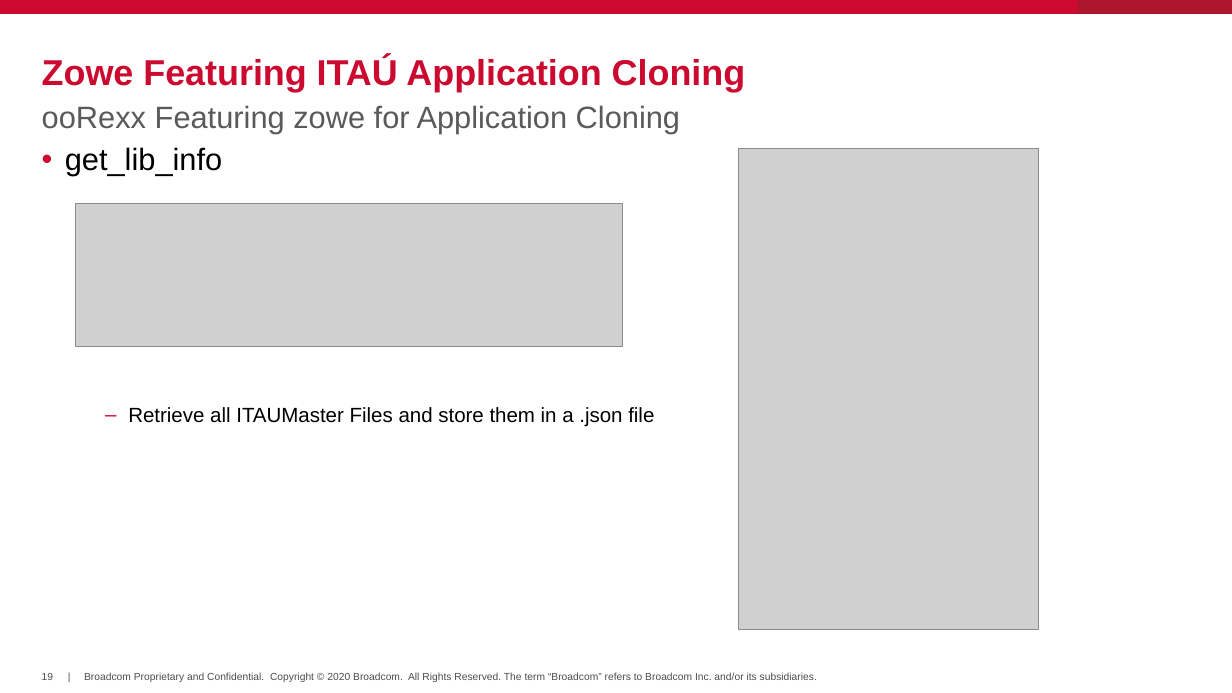
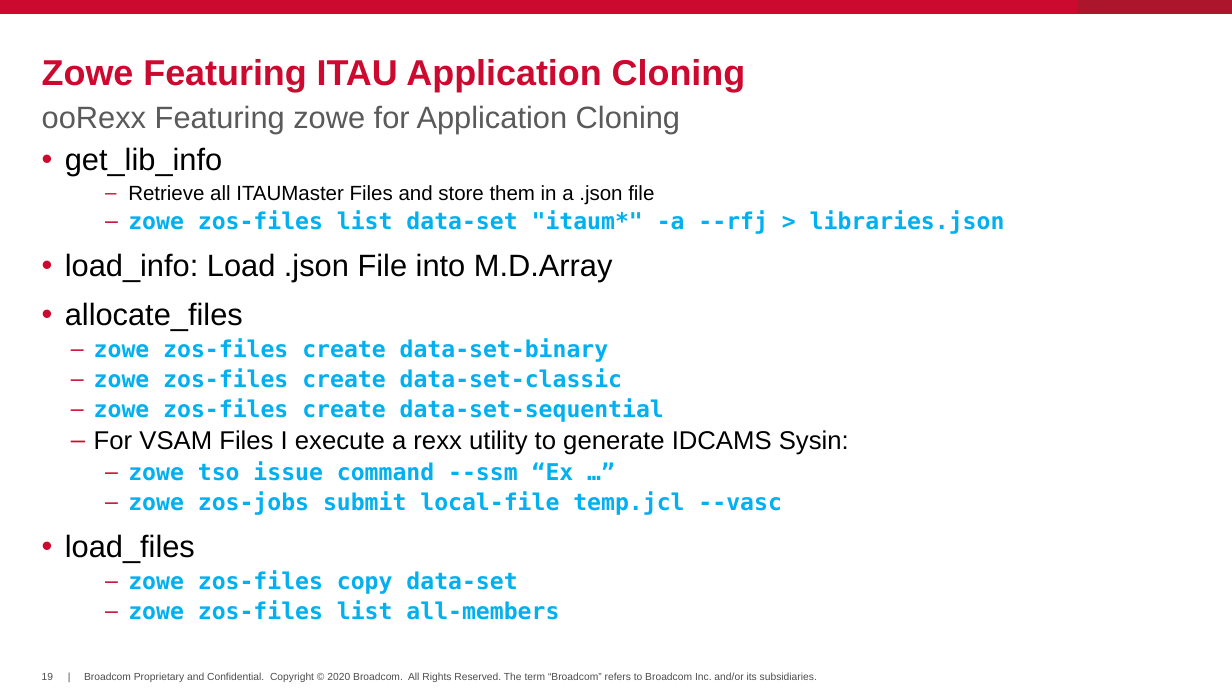
Before and after one commit to drb1972/ITAU, a slide deck: slide 19 of ITAU.pptx. Drawn at 1232x693 pixels with LibreOffice and Linux fonts; fonts in the diff are those of the drawing; grey boxes stand for pictures; background and template pictures are left out. Boxes give left, top, right and bottom in pixels: in the first picture for what was removed or moved away, otherwise in the second. Text is boxed around its words. In the diff, an @@ line names an element or a change of style, - is before the commit and + after.

```diff
--- a/ITAU.pptx
+++ b/ITAU.pptx
@@ title at box(42, 59, 745, 92): text changed @@
-Zowe Featuring ITAÚ Application Cloning
+Zowe Featuring ITAU Application Cloning
@@ picture removed at box(738, 149, 1039, 629) @@
@@ picture removed at box(76, 203, 623, 347) @@
@@ text at box(65, 210, 1005, 620): paragraphs added @@
+    – zowe zos-files list data-set "itaum*" -a --rfj > libraries.json
+• load_info: Load .json File into M.D.Array
+• allocate_files
+  – zowe zos-files create data-set-binary
+  – zowe zos-files create data-set-classic
+  – zowe zos-files create data-set-sequential
+  – For VSAM Files I execute a rexx utility to generate IDCAMS Sysin:
+    – zowe tso issue command --ssm “Ex …”
+    – zowe zos-jobs submit local-file temp.jcl --vasc
+• load_files
+    – zowe zos-files copy data-set
+    – zowe zos-files list all-members
```
Also in this commit, not shown: 16 other slides changed, 1 slide added, 1 slide removed, 2 other files.
